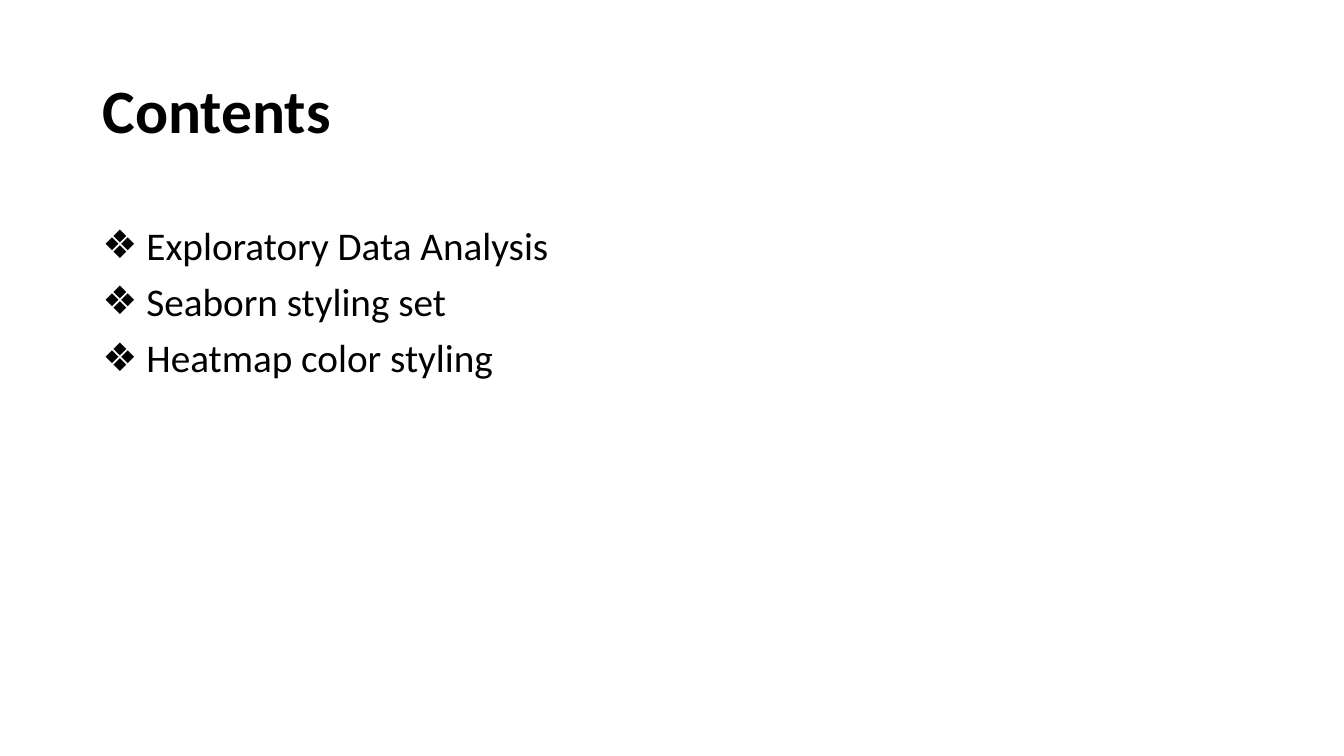
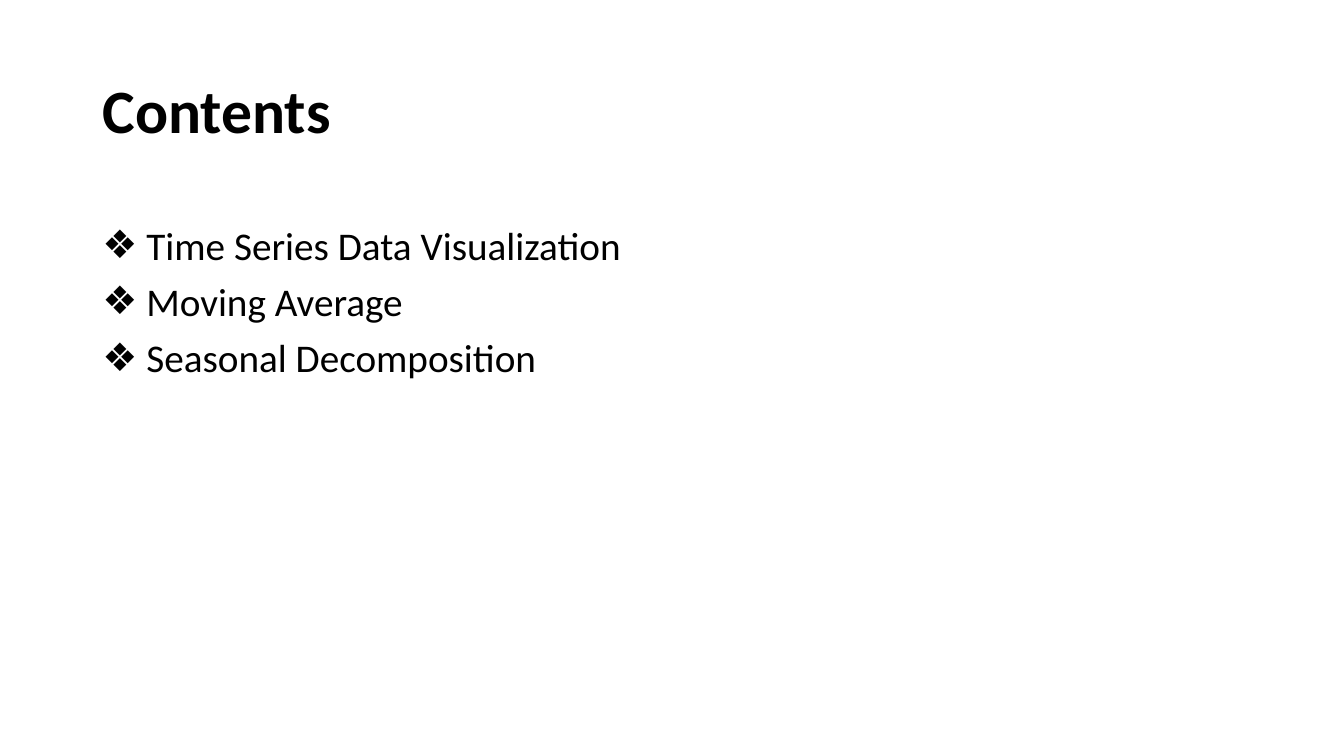
Before and after one commit to nahidniloy14/Data-Visualization, a slide deck: slide 2 of Introduction to Data Visualization and Types.pptx. Drawn at 1344x756 pixels with LibreOffice and Linux fonts; fonts in the diff are those of the drawing. Boxes give left, top, right and bottom in pixels: in the first picture for what was removed or moved away, otherwise in the second. Text is boxed around its words. In the diff, an @@ line names an element or a change of style, - is before the commit and + after.

Commit message:
Time Series

```diff
--- a/Introduction to Data Visualization and Types.pptx
+++ b/Introduction to Data Visualization and Types.pptx
@@ text at bbox=[146, 232, 621, 379]: text changed @@
-❖ Exploratory Data Analysis
-❖ Seaborn styling set
-❖ Heatmap color styling
+❖ Time Series Data Visualization
+❖ Moving Average
+❖ Seasonal Decomposition
```
Also in this commit, not shown: 8 slides added, 11 slides removed, 3 other files.
